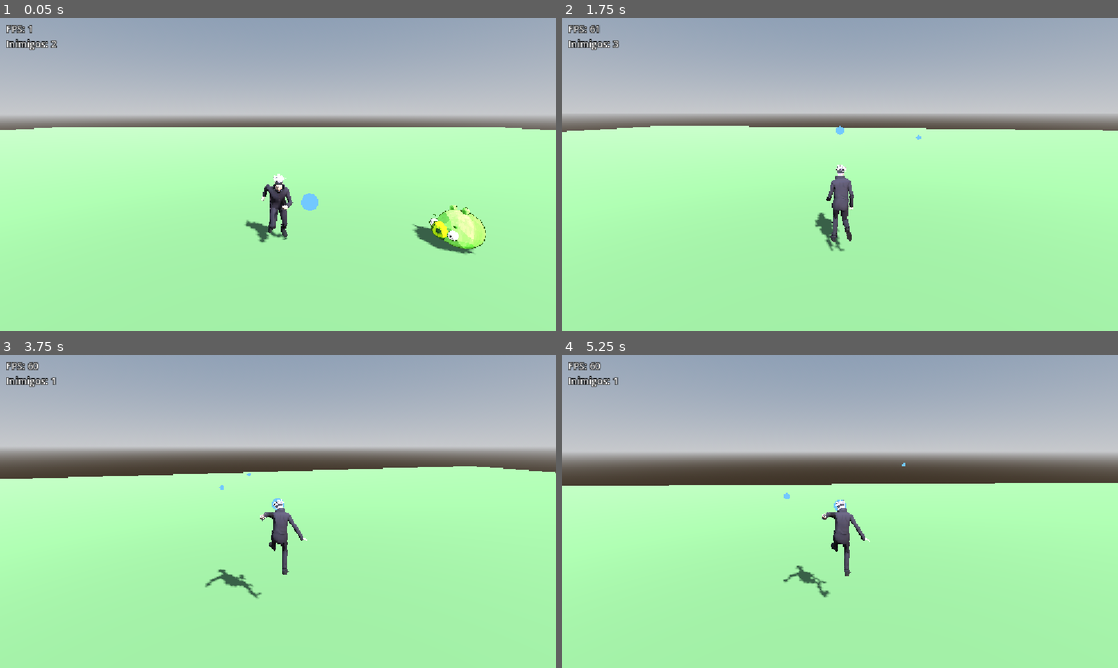
Above: before the commit, frames 1-4 (two rows, left to right).
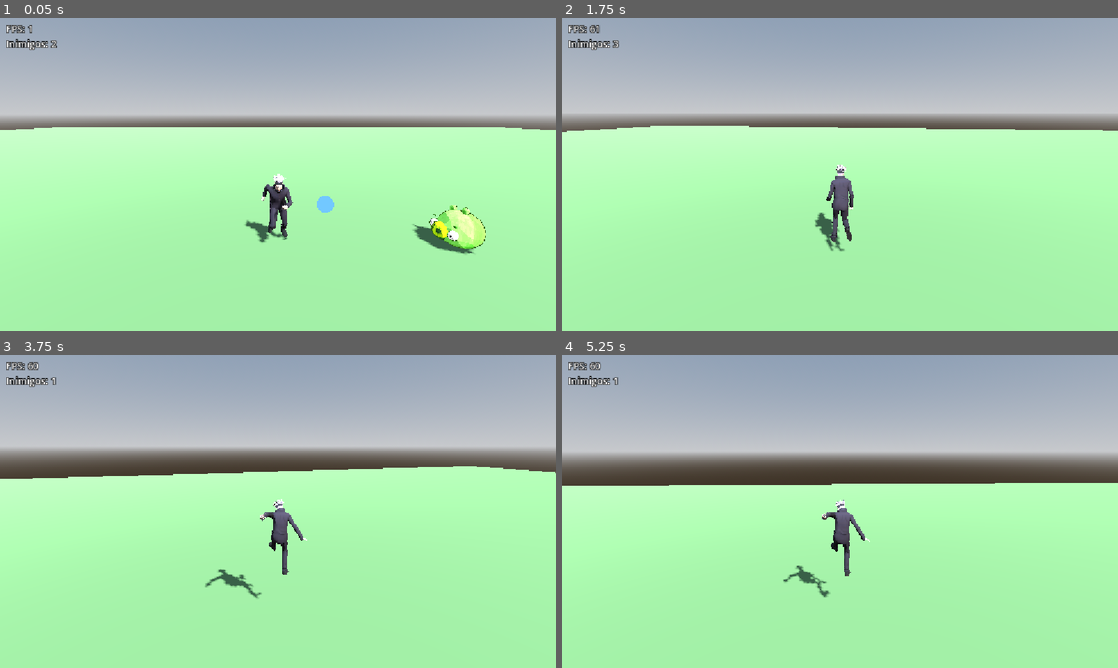
Above: after the commit, the same moments.

Repository: SamueLVitor1/larpbonk
Game: Godot game, scene res://levels/test_arena/test_arena.tscn
Two runs of this game, one before a commit and one after it. Both use one fixed random seed, a clock stepped at 60 frames per second and the inputs below.
Inputs (mouse positions are in pixels of both pictures, inside the frame that each line leads up to):
- Up to frame 1 (0.05 s): no input
- Up to frame 2 (1.75 s): tap Enter at 0.5 s; move the mouse to (867, 174) at 0.52 s; hold W (move_forward) from 0.53 s (still down); tap B at 0.6, 1.35 s; tap Space (jump) at 0.77, 1.52 s; move the mouse to (812, 174) at 1.27 s
- Up to frame 3 (3.75 s): keep holding W (move_forward); move the mouse to (289, 505) at 2.02 s; tap K at 2.1 s; tap B at 2.3, 2.85, 3.6 s; move the mouse to (272, 517) at 2.77 s; tap Space (jump) at 3.02 s; move the mouse to (316, 514) at 3.52 s
- Up to frame 4 (5.25 s): keep holding W (move_forward); tap Space (jump) at 3.77, 4.52 s; move the mouse to (795, 508) at 4.27 s; tap K at 4.35 s; tap B at 4.55, 5.1 s; move the mouse to (845, 511) at 5.02 s

The runs differ from the first frame. In frame 1, 0.3% of the frame differs, in the area x 54-61%, y 56-63%; in frame 2, less than 0.1%; in frame 3, less than 0.1%; in frame 4, less than 0.1%.

Commit message:
feat: stats da arma em Resource e pool de balas

Diff:
--- a/data/enemies/pig.tres
+++ b/data/enemies/pig.tres
@@ -4,4 +4,3 @@
 
 [resource]
 script = ExtResource("1_stats")
-contact_damage = 25.0
--- /dev/null
+++ b/data/weapons/blue_orb.tres
@@ -0,0 +1,6 @@
+[gd_resource type="Resource" script_class="WeaponStats" format=3 uid="uid://dnyeb1nwk52d8"]
+
+[ext_resource type="Script" uid="uid://b06dkqlm0mi27" path="res://weapons/base_weapon/weapon_stats.gd" id="1_stats"]
+
+[resource]
+script = ExtResource("1_stats")
--- a/entities/player/player.tscn
+++ b/entities/player/player.tscn
@@ -7,6 +7,7 @@
 [ext_resource type="PackedScene" path="res://components/health_component/health_component.tscn" id="4_health"]
 [ext_resource type="PackedScene" path="res://components/hurtbox_component/hurtbox_component.tscn" id="5_hurtbox"]
 [ext_resource type="PackedScene" path="res://weapons/base_weapon/base_weapon.tscn" id="6_weapon"]
+[ext_resource type="Resource" path="res://data/weapons/blue_orb.tres" id="7_weapon_stats"]
 
 [sub_resource type="CapsuleShape3D" id="CapsuleShape3D_1"]
 radius = 0.35
@@ -42,3 +43,4 @@
 shape = SubResource("CapsuleShape3D_2")
 
 [node name="BaseWeapon" parent="." instance=ExtResource("6_weapon")]
+stats = ExtResource("7_weapon_stats")
--- a/levels/test_arena/test_arena.gd
+++ b/levels/test_arena/test_arena.gd
@@ -1,8 +1,6 @@
 extends Node3D
 ## Arena de protótipo. Também guarda atalhos de debug, que só funcionam
 ## rodando pelo editor (somem num jogo exportado).
-
-const PROJECTILE_SCENE := preload("res://weapons/projectiles/projectile.tscn")
 
 var _debug_label: Label
 
@@ -37,21 +35,6 @@
 		return
 	if event is InputEventKey and event.pressed and not event.echo and event.keycode == KEY_K:
 		_kill_all_enemies()
-	elif event is InputEventKey and event.pressed and not event.echo and event.keycode == KEY_B:
-		_fire_test_projectile()
-
-
-## Atira uma bala para onde a câmera está olhando (teste do passo 5.1).
-func _fire_test_projectile() -> void:
-	var player := get_tree().get_first_node_in_group("player") as Node3D
-	var camera := get_viewport().get_camera_3d()
-	if player == null or camera == null:
-		return
-	var forward := -camera.global_basis.z
-	forward.y = 0.0
-	var projectile := PROJECTILE_SCENE.instantiate() as Projectile
-	add_child(projectile)
-	projectile.launch(player.global_position + Vector3.UP, forward)
 
 
 ## Mata pelo HealthComponent (em vez de apagar direto), para testar o mesmo
--- a/systems/pooling/object_pool.gd
+++ b/systems/pooling/object_pool.gd
@@ -11,6 +11,9 @@
 @export var scene: PackedScene
 ## Quantos criar já no começo, para não engasgar na primeira onda.
 @export var initial_size: int = 50
+## Desenha um objeto escondido na frente da câmera por alguns frames ao iniciar,
+## para o Godot compilar o shader antes do primeiro uso (evita a "travadinha").
+@export var warm_up: bool = false
 
 var _available: Array[Node] = []
 
@@ -18,6 +21,26 @@
 func _ready() -> void:
 	for i in initial_size:
 		_available.append(_create())
+	if warm_up:
+		_warm_up_shaders()
+
+
+## Mostra um objeto (ainda desligado: sem script nem colisão) bem na frente da
+## câmera, espera ele ser desenhado e esconde de novo.
+func _warm_up_shaders() -> void:
+	if _available.is_empty() or not (_available[-1] is Node3D):
+		return
+	var node := _available[-1] as Node3D
+	await get_tree().process_frame  # garante que a câmera já existe
+	var camera := get_viewport().get_camera_3d()
+	if camera == null or node not in _available:
+		return
+	node.global_position = camera.global_position - camera.global_basis.z * 2.0
+	node.visible = true
+	for i in 2:
+		await get_tree().process_frame
+	if node in _available:  # pode ter sido pego nesse meio tempo
+		node.visible = false
 
 
 ## Pega um objeto da reserva (ou cria um, se ela estiver vazia) e liga.
--- a/weapons/base_weapon/base_weapon.gd
+++ b/weapons/base_weapon/base_weapon.gd
@@ -1,29 +1,45 @@
 class_name BaseWeapon
 extends Node3D
 ## Arma automática: a cada intervalo atira no inimigo mais perto dentro do alcance.
-## Fica como filha do player; as balas vão para a cena principal, senão
-## andariam junto com o player.
+## Os números vêm de um WeaponStats (.tres em data/weapons/) e as balas de um ObjectPool.
 
+@export var stats: WeaponStats
 @export var projectile_scene: PackedScene
-@export var fire_interval: float = 0.8
-## Só atira em inimigos até essa distância (metros).
-@export var fire_range: float = 15.0
+## Balas criadas já no começo, guardadas na reserva.
+@export var pool_initial_size: int = 30
 ## Altura de onde a bala sai, em relação ao pé do player.
 @export var muzzle_height: float = 1.0
 ## Altura do meio do corpo do inimigo, para onde mirar.
 @export var target_height: float = 0.45
 
 var _time_until_fire: float = 0.0
+var _pool: ObjectPool
+
+
+## O pool é um Node (não Node3D): por isso as balas, filhas dele, NÃO herdam a
+## posição do player e voam livres mesmo com o pool pendurado na arma.
+func _ready() -> void:
+	if projectile_scene == null:
+		push_warning("%s sem projectile_scene." % name)
+		return
+	_pool = ObjectPool.new()
+	_pool.name = "ProjectilePool"
+	_pool.scene = projectile_scene
+	_pool.initial_size = pool_initial_size
+	_pool.warm_up = true
+	add_child(_pool)
 
 
 func _physics_process(delta: float) -> void:
+	if stats == null or _pool == null:
+		return
 	_time_until_fire -= delta
 	if _time_until_fire > 0.0:
 		return
 	var target := _find_nearest_enemy()
 	if target == null:
 		return  # sem alvo: fica pronta e atira assim que algum entrar no alcance
-	_time_until_fire = fire_interval
+	_time_until_fire = stats.fire_interval
 	_fire_at(target)
 
 
@@ -32,7 +48,7 @@
 ## Com 500 inimigos e um tiro a cada 0,8s isso é barato; se pesar, dá para usar uma grade espacial.
 func _find_nearest_enemy() -> Node3D:
 	var nearest: Node3D = null
-	var nearest_distance_sq := fire_range * fire_range
+	var nearest_distance_sq := stats.fire_range * stats.fire_range
 	for enemy in get_tree().get_nodes_in_group("enemies"):
 		var distance_sq := global_position.distance_squared_to((enemy as Node3D).global_position)
 		if distance_sq < nearest_distance_sq:
@@ -42,10 +58,7 @@
 
 
 func _fire_at(target: Node3D) -> void:
-	if projectile_scene == null:
-		return
 	var from := global_position + Vector3.UP * muzzle_height
 	var to := target.global_position + Vector3.UP * target_height
-	var projectile := projectile_scene.instantiate() as Projectile
-	get_tree().current_scene.add_child(projectile)
-	projectile.launch(from, to - from)
+	var projectile := _pool.acquire() as Projectile
+	projectile.launch(from, to - from, stats)
--- /dev/null
+++ b/weapons/base_weapon/weapon_stats.gd
@@ -0,0 +1,14 @@
+class_name WeaponStats
+extends Resource
+## Números de uma arma. Cada arma ganha um .tres em data/weapons/;
+## upgrades vão mexer nestes valores.
+
+@export var damage: float = 10.0
+## Segundos entre tiros.
+@export var fire_interval: float = 0.8
+## Só atira em inimigos até essa distância (metros).
+@export var fire_range: float = 15.0
+## Metros por segundo.
+@export var projectile_speed: float = 20.0
+## Segundos até a bala sumir se não acertar nada.
+@export var projectile_lifetime: float = 2.0
--- a/weapons/projectiles/projectile.gd
+++ b/weapons/projectiles/projectile.gd
@@ -18,7 +18,12 @@
 
 
 ## Posiciona e dispara. Chamado por quem atira, logo depois de pegar do pool.
-func launch(from: Vector3, toward: Vector3) -> void:
+## Com stats, usa os números da arma; sem, usa os padrões do Inspector.
+func launch(from: Vector3, toward: Vector3, stats: WeaponStats = null) -> void:
+	if stats:
+		speed = stats.projectile_speed
+		lifetime = stats.projectile_lifetime
+		hitbox.damage = stats.damage
 	global_position = from
 	direction = toward.normalized()
 	_time_left = lifetime
Not shown: 1 places in entities/player/player.tscn that only renumber resources
Not shown, added: weapons/base_weapon/weapon_stats.gd.uid
Not shown, changed: CLAUDE.md
Not shown, removed: data/weapons/.gitkeep
